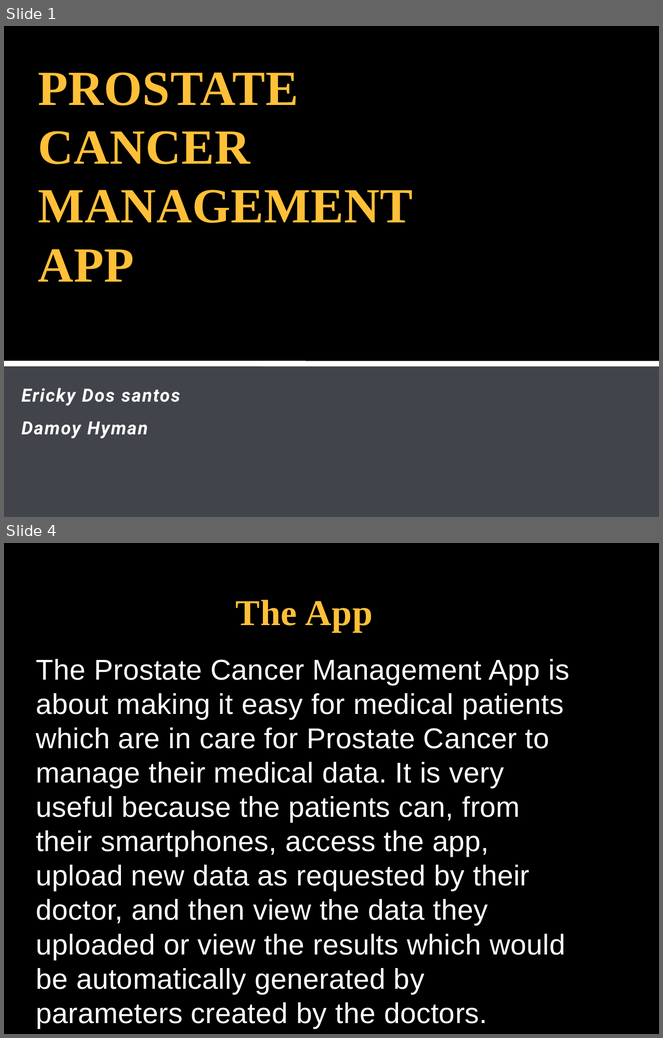
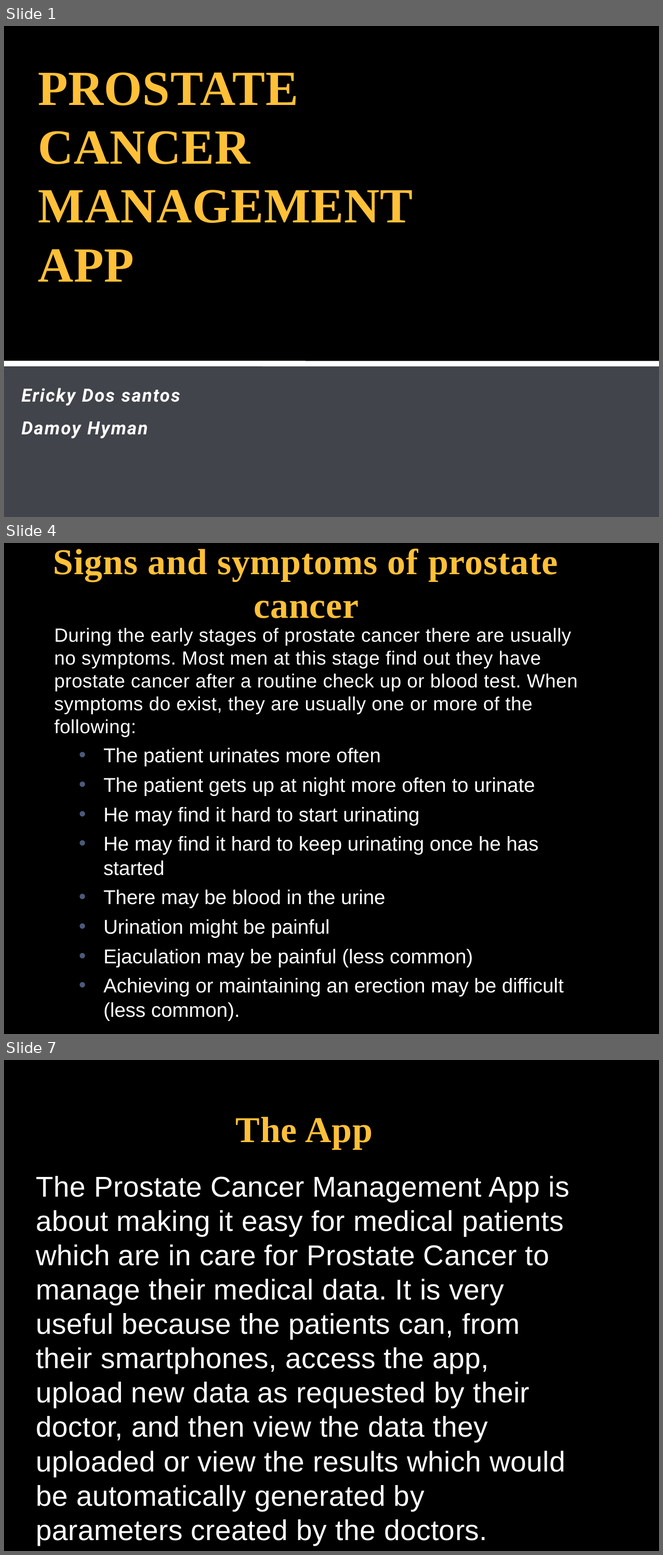
Before and after one commit to FAUMobileWeb/Prostate-Cancer-Management, a slide deck: Presentation-and-Report/Presentation/PROSTATE CANCER MANAGEMENT APP.pptx. Shown one above the other, each under a label of ours: slides 1 and 4 before the commit, slides 1, 4 and 7 after it; the slides between them are not shown. The pictures are 663x1038 and 663x1555 pixels, drawn with LibreOffice and Linux fonts; fonts in the diff are those of the drawing; background and template pictures are left out. Boxes give left, top, right and bottom in pixels: in the first picture for what was removed or moved away, otherwise in the second. Text is boxed around its words. In the diff, an @@ line names an element or a change of style, - is before the commit and + after.

```diff
--- a/Presentation-and-Report/Presentation/PROSTATE CANCER MANAGEMENT APP.pptx
+++ b/Presentation-and-Report/Presentation/PROSTATE CANCER MANAGEMENT APP.pptx
@@ slide 4 added at (x1=4, y1=543, x2=659, y2=1034), background picture (left out); not listed: 1 template element that a slide beside it also shows @@
@@ title added at (x1=53, y1=548, x2=558, y2=618), 40 pt, text gradient #FFC038 to #D99503, bold @@
+Signs and symptoms of prostate cancer
@@ text added at (x1=54, y1=628, x2=578, y2=1021), 22 pt, text #FFFFFF @@
+During the early stages of prostate cancer there are usually no symptoms. Most men at this stage find out they have prostate cancer after a routine check up or blood test. When symptoms do exist, they are usually one or more of the following:
+    • The patient urinates more often
+    • The patient gets up at night more often to urinate
+    • He may find it hard to start urinating
+    • He may find it hard to keep urinating once he has started
+    • There may be blood in the urine
+    • Urination might be painful
+    • Ejaculation may be painful (less common)
+    • Achieving or maintaining an erection may be difficult (less common).
@@ what was slide 4 is now slide 7 @@
```
Also in this commit, not shown: 2 slides changed, 3 other slides added.
